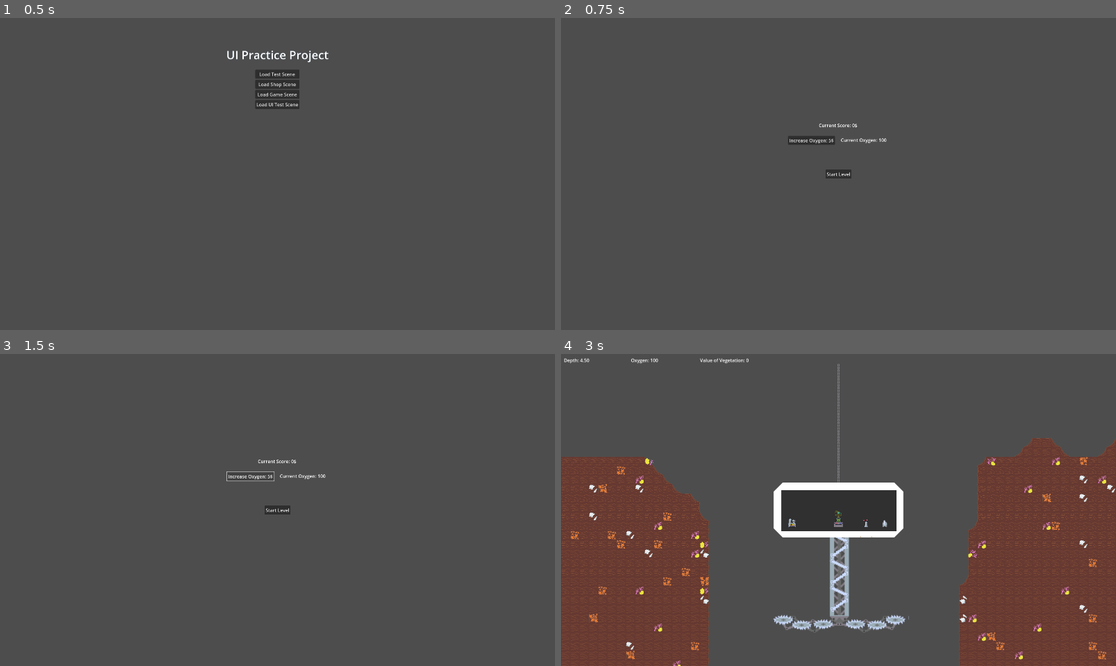
Above: before the commit, frames 1-4 (two rows, left to right).
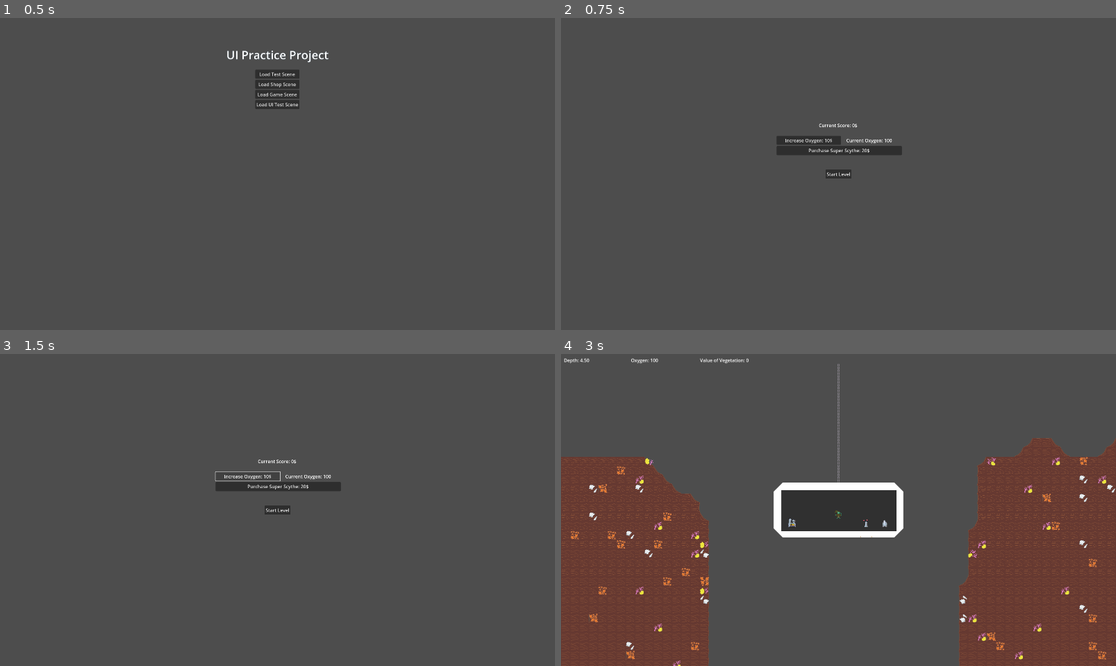
Above: after the commit, the same moments.

Repository: DSurguy/spring-2024-2d-jam
Game: Godot game, scene res://scenes/MainScene/MainScene.tscn
Same seed, same stepped clock (60 frames per second), same inputs: the game is played once before the commit and once after it. Sound files missing from this copy of the repository are replaced by a short silence.
Inputs (mouse positions are in pixels of both pictures, inside the frame that each line leads up to):
- Up to frame 1 (0.5 s): no input
- Up to frame 2 (0.75 s): click "Load Shop Scene" at 0.5 s
- Up to frame 3 (1.5 s): click "Increase Oxygen: 5$" (after the commit: "Increase Oxygen: 10$") at 1.25 s
- Up to frame 4 (3 s): click (838, 485) at 2 s, where only the run after the commit has a clickable "Purchase Super Scythe: 20$"; click "Start Level" at 2.75 s

Frame 1 is identical in both runs. In frame 2, 0.8% of the frame differs, in the area x 38-62%, y 37-44%; in frame 3, 0.8%; in frame 4, 1.4%, in the area x 38-63%, y 52-90%.

Commit message:
Shop scythe upgrade

Diff:
--- a/GameState.gd
+++ b/GameState.gd
@@ -4,3 +4,4 @@
 var score = 0
 
 var max_oxygen = 100
+var enable_scythe = false
--- a/scenes/GameScene/Submarine.gd
+++ b/scenes/GameScene/Submarine.gd
@@ -13,6 +13,7 @@
 @onready var death_timer: Timer = $DeathRestartTimer
 @onready var ray_right: RayCast2D = $raycast_right
 @onready var ray_left: RayCast2D = $raycast_left
+@onready var scythe = $Stations/Scythe
 
 var hull_collider : StaticBody2D
 
@@ -33,9 +34,10 @@
 func _ready():
 	music.play_descent()
 	oxygen.max_oxygen = GameState.max_oxygen
-	print("Set max oxygen from GameState")
 	oxygen.reset()
 	oxygen.start_depleting()
+	if !GameState.enable_scythe : scythe.hide()
+
 	bonk_timer.one_shot = true
 	add_child(bonk_timer)
 	alarm_timer.one_shot = true
--- a/scenes/ShopScene/ShopScene.gd
+++ b/scenes/ShopScene/ShopScene.gd
@@ -3,25 +3,32 @@
 @onready var oxygen_label: Label = $CanvasLayer/OxygenLabel
 @onready var score_label : Label = $CanvasLayer/ScoreLabel
 @onready var inscrease_oxygen_button : Button = $CanvasLayer/IncreaseOxygenButton
+@onready var purchase_scythe_button : Button = $CanvasLayer/PurchaseScythe
 @onready var purchaseSFX : AudioStreamPlayer = $purchase_sfx
 @onready var purchaseFailSFX : AudioStreamPlayer = $purchase_fail_sfx
 
-var oxygen_string = "Current Oxygen: %d"
-var score_string = "Current Score: %d$"
-
-@export var oxygen_price = 5
+@export var oxygen_price = 10
+@export var scythe_price = 20
 
 func _ready():
 	inscrease_oxygen_button.text = "Increase Oxygen: %d$" % oxygen_price
 	update_oxygen_label()
-	update_score_lable()
+	update_score_label()
+	update_scythe_label()
+
 	load_complete.emit()
 
 func update_oxygen_label():
-	oxygen_label.set_text(oxygen_string % GameState.max_oxygen)
+	oxygen_label.set_text("Current Oxygen: %d" % GameState.max_oxygen)
 
-func update_score_lable():
-	score_label.set_text(score_string % GameState.score)
+func update_score_label():
+	score_label.set_text("Current Score: %d$" % GameState.score)
+
+func update_scythe_label():
+	if GameState.enable_scythe :
+		purchase_scythe_button.text = "PURCHASED"
+	else :
+		purchase_scythe_button.set_text("Purchase Super Scythe: %d$" % scythe_price)
 
 func _on_start_level_button_pressed():
 	loader.load_scene("res://scenes/GameScene/GameScene.tscn")
@@ -29,10 +36,18 @@
 func _on_increase_oxygen_button_pressed():
 	if GameState.score < oxygen_price :
 		purchaseFailSFX.play()
-		return
+	else :
+		GameState.max_oxygen += 10
+		GameState.score -= oxygen_price
+		update_oxygen_label()
+		update_score_label()
+		purchaseSFX.play()
 
-	GameState.max_oxygen += 10
-	GameState.score -= oxygen_price
-	update_oxygen_label()
-	update_score_lable()
-	purchaseSFX.play()
+func _on_purchase_scythe_button_down():
+	if GameState.score < scythe_price || GameState.enable_scythe == true:
+		purchaseFailSFX.play()
+	else :
+		GameState.score -= scythe_price
+		GameState.enable_scythe = true
+		purchase_scythe_button.text = "PURCHASED"
+		purchaseSFX.play()
--- a/scenes/ShopScene/ShopScene.tscn
+++ b/scenes/ShopScene/ShopScene.tscn
@@ -29,14 +29,20 @@
 anchor_top = 0.5
 anchor_right = 0.5
 anchor_bottom = 0.5
-offset_left = -162.0
+offset_left = -214.0
 offset_top = -132.0
-offset_right = -26.0
+offset_right = 9.0
 offset_bottom = -101.0
 grow_horizontal = 2
 grow_vertical = 2
-text = "Increase Oxygen: 100$"
-alignment = 0
+text = "Increase Oxygen: $"
+
+[node name="PurchaseScythe" type="Button" parent="CanvasLayer"]
+offset_left = 746.0
+offset_top = 443.0
+offset_right = 1179.0
+offset_bottom = 475.0
+text = "Purchase: Super Saw"
 
 [node name="OxygenLabel" type="Label" parent="CanvasLayer"]
 anchors_preset = 8
@@ -44,13 +50,14 @@
 anchor_top = 0.5
 anchor_right = 0.5
 anchor_bottom = 0.5
-offset_left = 17.0
-offset_top = -129.0
-offset_right = 158.0
-offset_bottom = -106.0
+offset_left = 11.0
+offset_top = -128.0
+offset_right = 202.0
+offset_bottom = -105.0
 grow_horizontal = 2
 grow_vertical = 2
 text = "Current Oxygen: X"
+horizontal_alignment = 1
 
 [node name="ScoreLabel" type="Label" parent="CanvasLayer"]
 offset_left = 892.0
@@ -67,3 +74,4 @@
 
 [connection signal="pressed" from="CanvasLayer/StartLevelButton" to="." method="_on_start_level_button_pressed"]
 [connection signal="pressed" from="CanvasLayer/IncreaseOxygenButton" to="." method="_on_increase_oxygen_button_pressed"]
+[connection signal="button_down" from="CanvasLayer/PurchaseScythe" to="." method="_on_purchase_scythe_button_down"]
Not shown: 1 places in scenes/GameScene/submarine.tscn that only renumber resources
